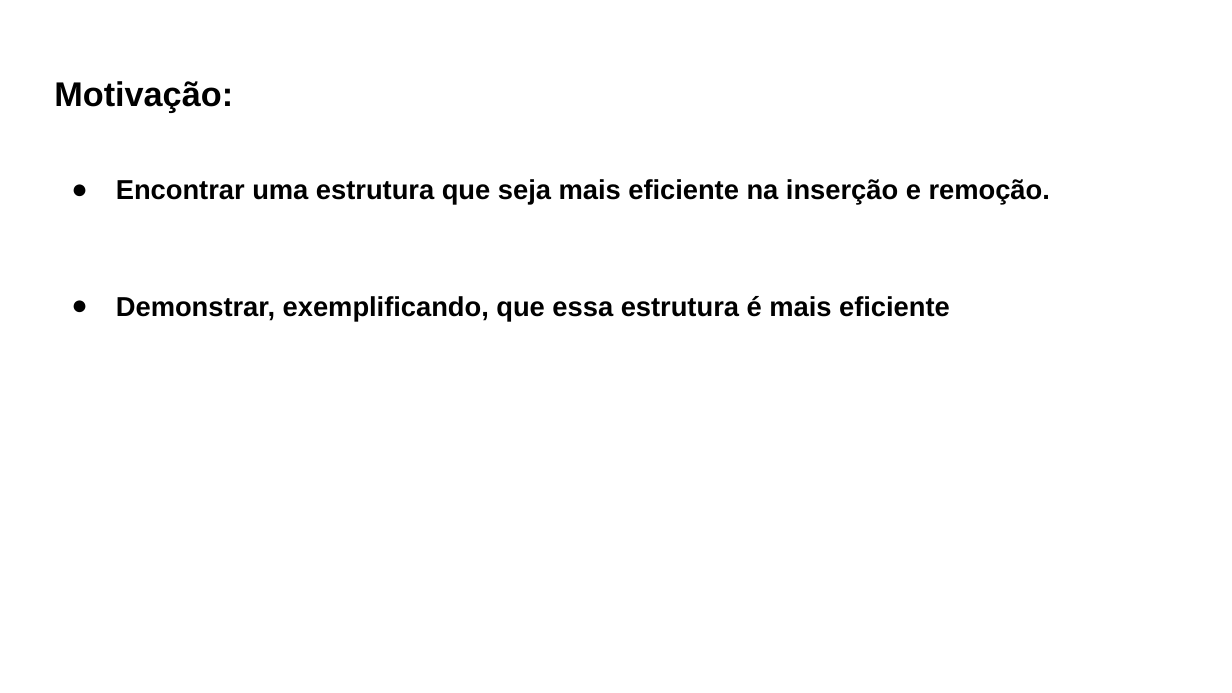
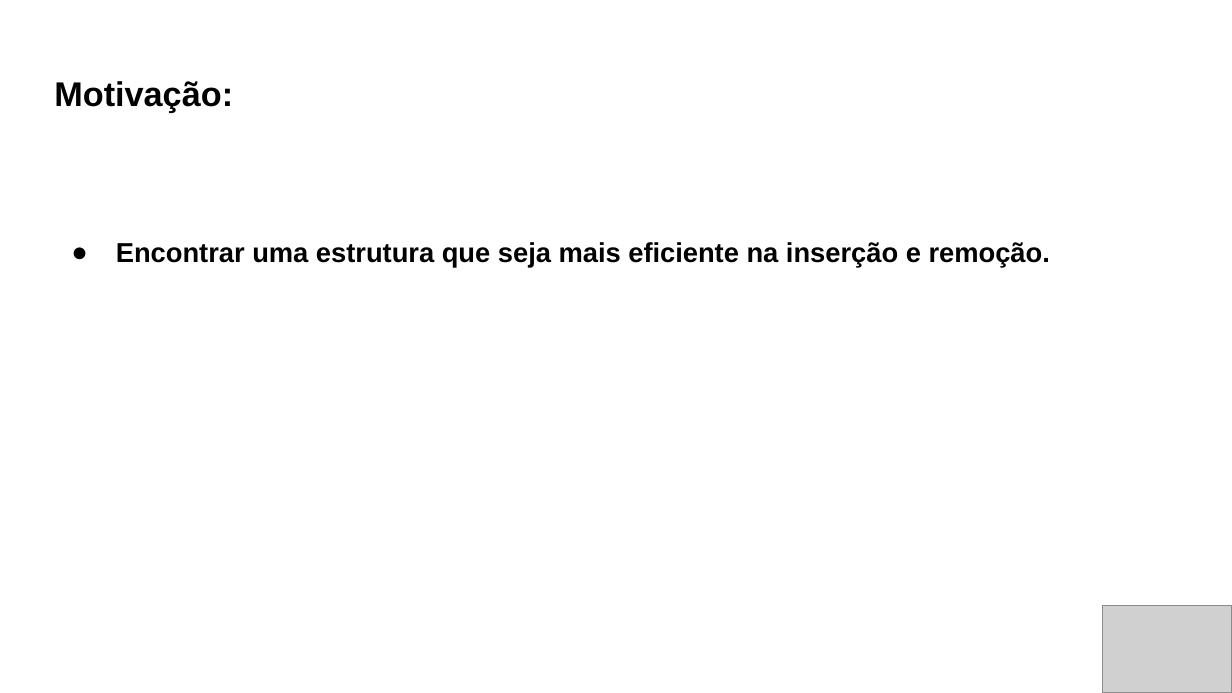
Before and after one commit to Gabrielgermanoo/Huffman, a slide deck: slide 13 of Red_Black/Árvore rubro-negra.pptx (slide 9 before the commit). Drawn at 1232x693 pixels with LibreOffice and Linux fonts; fonts in the diff are those of the drawing; grey boxes stand for pictures. Boxes give left, top, right and bottom in pixels: in the first picture for what was removed or moved away, otherwise in the second. Text is boxed around its words. In the diff, an @@ line names an element or a change of style, - is before the commit and + after.

Commit message:
slide final

```diff
--- a/Red_Black/Árvore rubro-negra.pptx
+++ b/Red_Black/Árvore rubro-negra.pptx
@@ text "Encontrar uma estrutura que seja ...": place and size @@
-text "Encontrar uma estrutura que seja ..." at [116,179,1050,322]
+text "Encontrar uma estrutura que seja ..." at [116,242,1050,268]
@@ text at [116,296,950,322]: paragraph removed @@
-● Demonstrar, exemplificando, que essa estrutura é mais eficiente
@@ picture added at [1103,606,1232,693] @@
```
Also in this commit, not shown: 5 other slides changed, 9 slides added.
